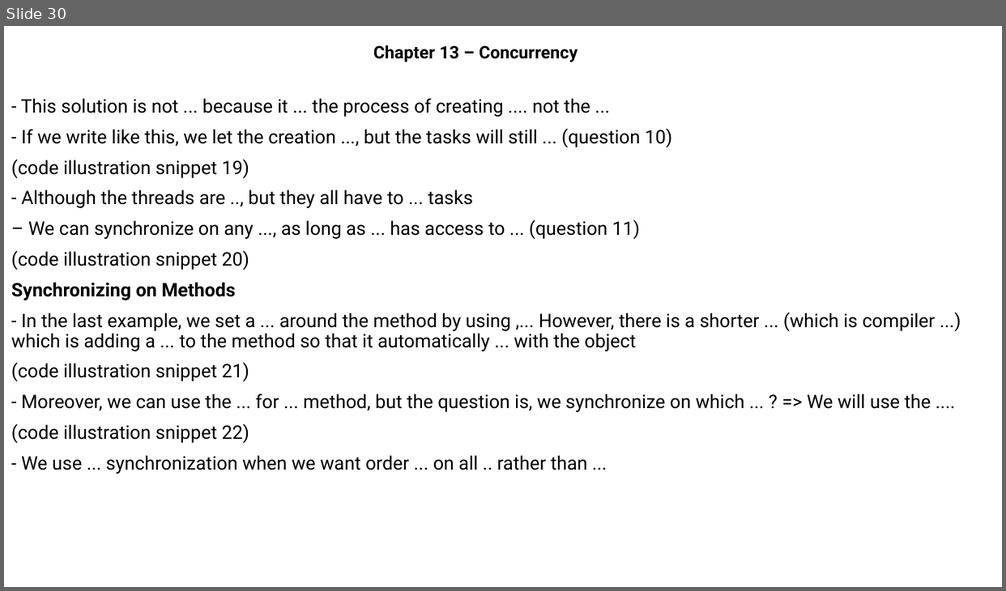
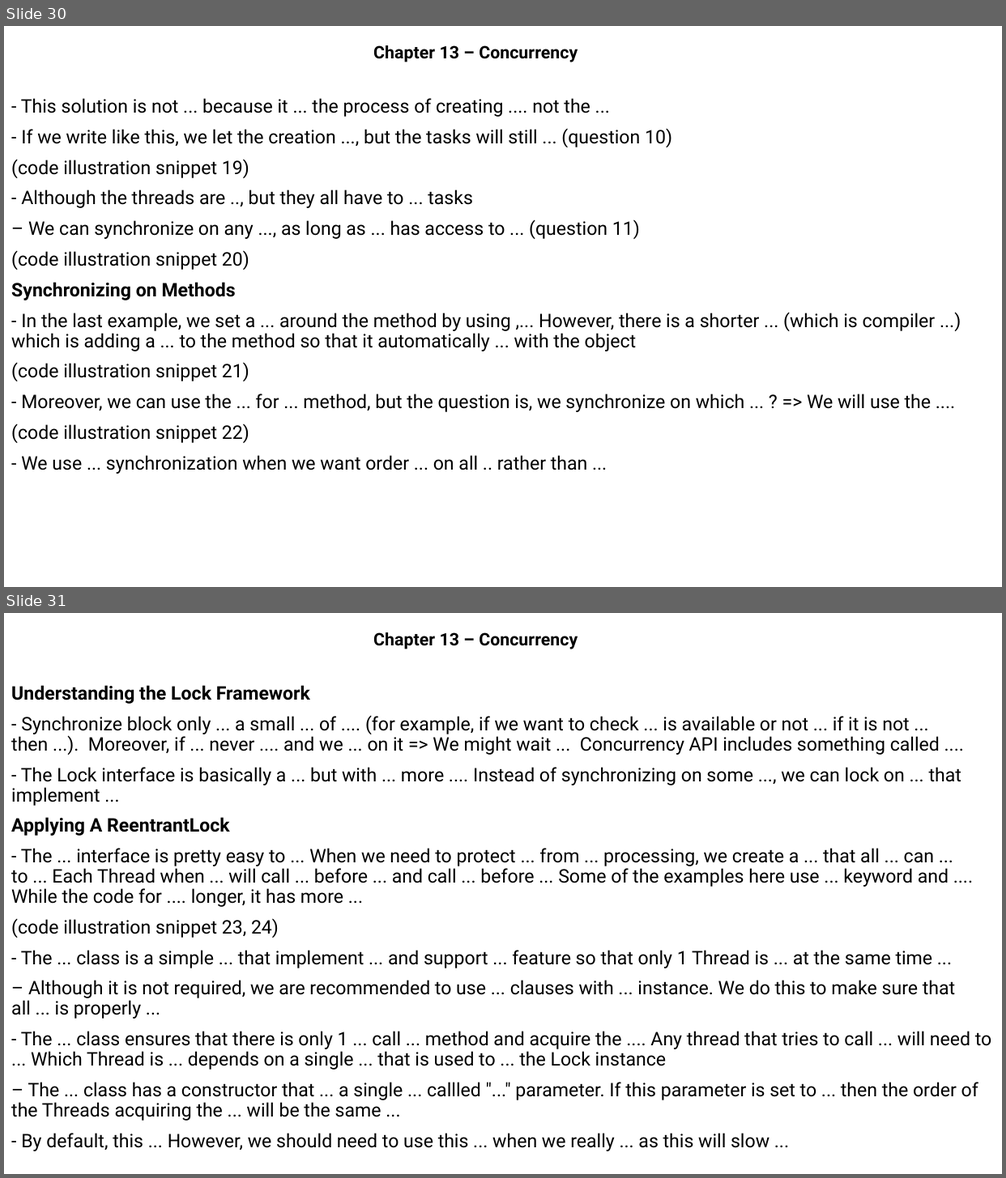
Before and after one commit to MaiDinhVinh/CS-Java, a slide deck: OCP17/Chapter 13 - Concurrency.pptx. Shown one above the other, each under a label of ours: slide 30 before the commit, slides 30 and 31 after it. The pictures are 1006x591 and 1006x1178 pixels, drawn with LibreOffice and Linux fonts; fonts in the diff are those of the drawing. Boxes give left, top, right and bottom in pixels: in the first picture for what was removed or moved away, otherwise in the second. Text is boxed around its words. In the diff, an @@ line names an element or a change of style, - is before the commit and + after.

```diff
--- a/OCP17/Chapter 13 - Concurrency.pptx
+++ b/OCP17/Chapter 13 - Concurrency.pptx
@@ slide 31 added at [4, 613, 1002, 1174], background #FFFFFF @@
@@ subtitle added at [373, 632, 577, 649], 16.6 pt, text #000000, bold @@
+Chapter 13 – Concurrency
@@ text added at [11, 685, 992, 1152], 18 pt, text #000000 @@
+Understanding the Lock Framework
+- Synchronize block only ... a small ... of .... (for example, if we want to check ... is available or not ... if it is not ... then ...). Moreover, if ... never .... and we ... on it => We might wait ... Concurrency API includes something called ....
+- The Lock interface is basically a ... but with ... more .... Instead of synchronizing on some ..., we can lock on ... that implement ...
+Applying A ReentrantLock
+- The ... interface is pretty easy to ... When we need to protect ... from ... processing, we create a ... that all ... can ... to ... Each Thread when ... will call ... before ... and call ... before ... Some of the examples here use ... keyword and .... While the code for .... longer, it has more ...
+(code illustration snippet 23, 24)
+- The ... class is a simple ... that implement ... and support ... feature so that only 1 Thread is ... at the same time ...
+– Although it is not required, we are recommended to use ... clauses with ... instance. We do this to make sure that all ... is properly ...
+- The ... class ensures that there is only 1 ... call ... method and acquire the .... Any thread that tries to call ... will need to ... Which Thread is ... depends on a single ... that is used to ... the Lock instance
+– The ... class has a constructor that ... a single ... callled "..." parameter. If this parameter is set to ... then the order of the Threads acquiring the ... will be the same ...
+- By default, this ... However, we should need to use this ... when we really ... as this will slow ...
```
Also in this commit, not shown: 20 other slides added.
